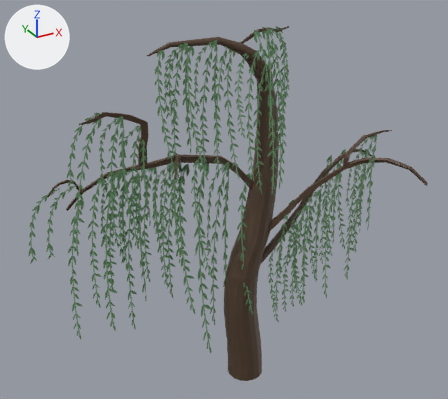
What one commit did to the Blender file project/Resources/Assets/models/willow/willow.blend.
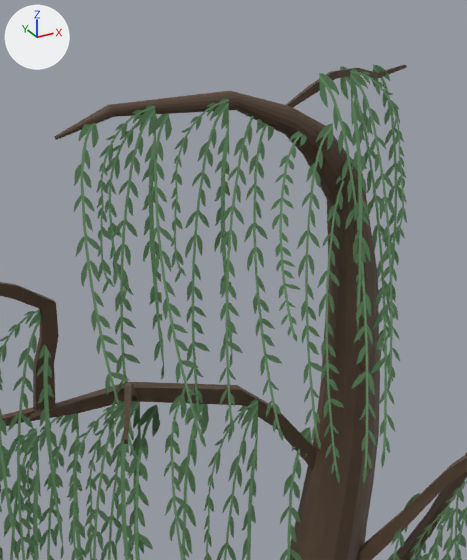
Each version appears first whole from a camera (50 mm lens) standing at (-18.3, -30.2, 23.2) and looking at (-3.0, -2.4, 9.3), and next in a close-up on the part from 28% to 70% of the width and 0% to 57% of the height. Every picture has the same lights, and +X, +Y and +Z are marked at upper left. The last two pictures show the newer version.

The first close-up shows '平面.041'.
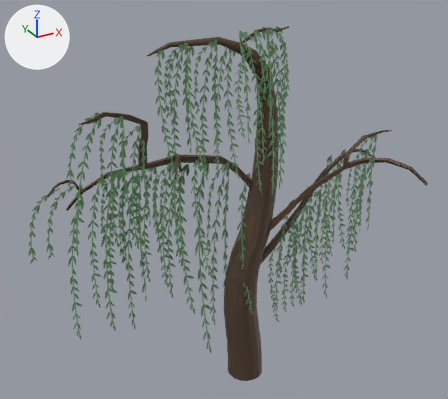
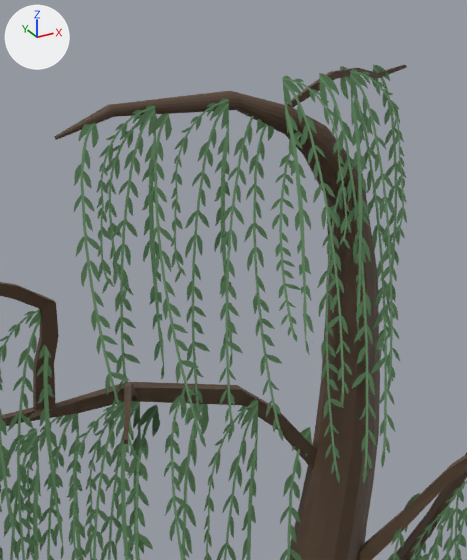
The change, as a diff of the scene's bpy script:
```diff
--- a/project/Resources/Assets/models/willow/willow.blend.py
+++ b/project/Resources/Assets/models/willow/willow.blend.py
@@ img_willowleaf_03_png_002 @@
+img_willowleaf_03_png_002 = load_image('willowLeaf.03.png.002', 'willowLeaf.03.png', 1024, 1024, 'sRGB')
@@ mat_マテリアル_014 @@
+mat_マテリアル_014 = principled_material('マテリアル.014')
+mat_マテリアル_014.texture = img_willowleaf_03_png_002  # with its transparency
@@ me_平面_047 @@
 me_平面_047.from_pydata(...)  # 748 vertices, 1210 faces; spans x -3.2..13.7, y -5.3..4.8, z -13.5..3.1
 # used by ob_平面_041; location = (4.54, -0.87, 14.25); rotation_euler = (0.275, -0.00836, 3.165), in degrees (16, -0.5, 181); scale = (1.4, 1.4, 1.4)
+# me_平面_047 part 1: the loose piece of 4 vertices spanning x 3.0..4.2, y -0.5..0.2, z -3.7..2.1 is rebuilt with 4 vertices and now spans x 2.8..4.0, y -0.1..0.3, z -3.0..2.9, in mat_マテリアル_014 (picture img_willowleaf_03_png_002)
 me_平面_047.materials.append(mat_マテリアル_047)
@@ me_平面_047 @@
 me_平面_047.materials.append(mat_マテリアル_038)
-me_平面_047.materials.append(mat_マテリアル_039)  # picture img_willowleaf_02_png_001
 me_平面_047.materials.append(mat_マテリアル_040)
@@ me_平面_047 @@
 me_平面_047.materials.append(mat_マテリアル_053)
+me_平面_047.materials.append(mat_マテリアル_014)  # picture img_willowleaf_03_png_002
```

Changed parts and their boxes (x1, y1, x2, y2) in the close-ups (467 x 560 px):
part 1 of me_平面_047, rebuilt: before (297, 123, 334, 449); after (282, 76, 353, 407)
